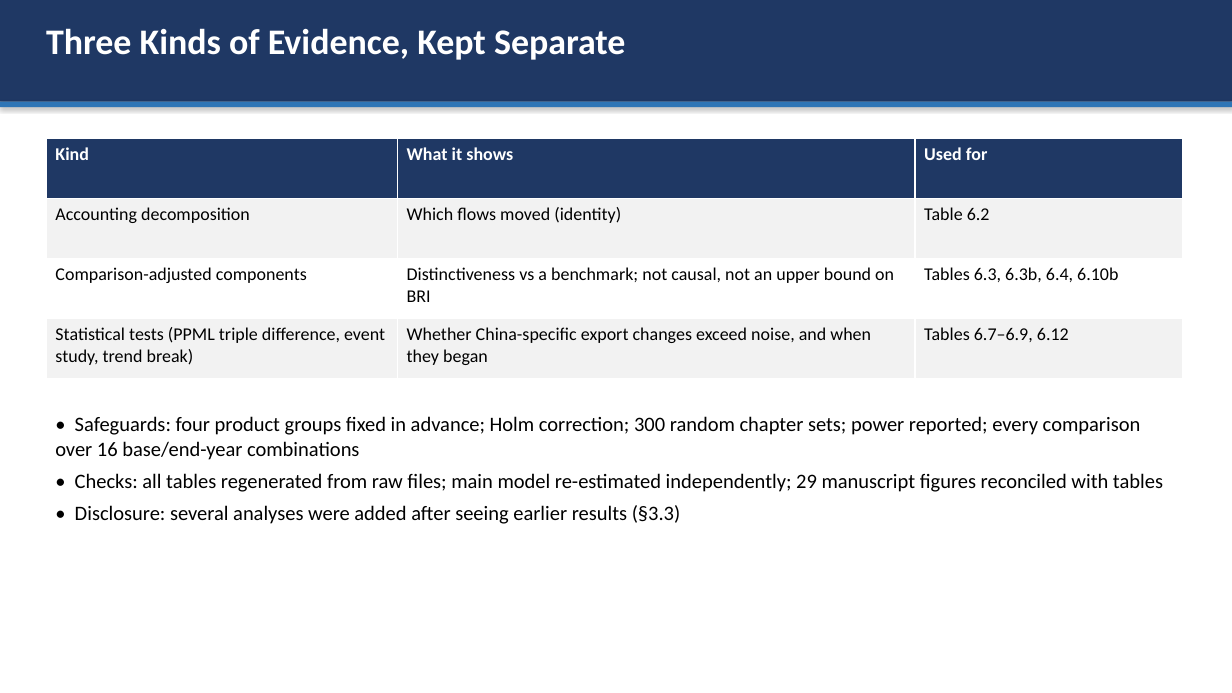
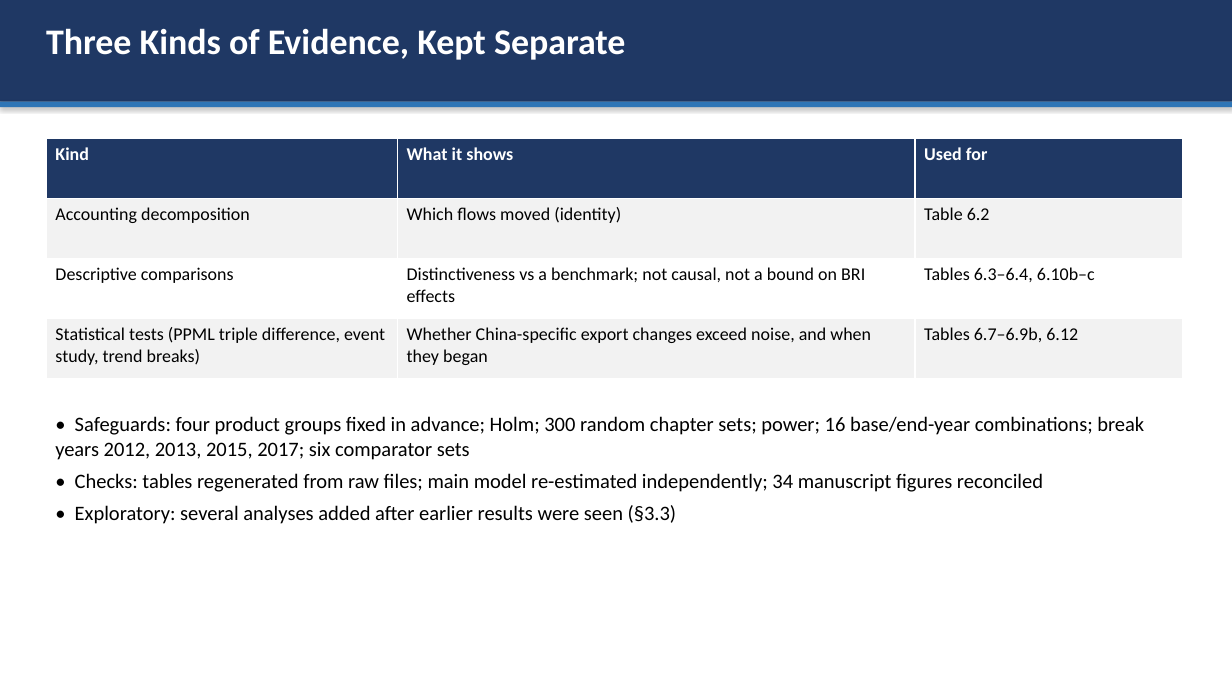
Before and after one commit to omirbeknikar-ship-it/dissertation-final, a slide deck: slide 6 of Paper/defense_presentation.pptx. Drawn at 1232x693 pixels with LibreOffice and Linux fonts; fonts in the diff are those of the drawing. Boxes give left, top, right and bottom in pixels: in the first picture for what was removed or moved away, otherwise in the second. Text is boxed around its words. In the diff, an @@ line names an element or a change of style, - is before the commit and + after.

Commit message:
Final validation: balance vs relationship, turnover, mechanism scorecard, dated milestones and alternative break years, extended comparators, narrowed conclusions; rewritten supervisor reply, slides and script

```diff
--- a/Paper/defense_presentation.pptx
+++ b/Paper/defense_presentation.pptx
@@ table at <box>46,139,1183,379</box> @@
-row 3: Comparison-adjusted components | Distinctiveness vs a benchmark; not causal, not an upper bound on BRI | Tables 6.3, 6.3b, 6.4, 6.10b
+row 3: Descriptive comparisons | Distinctiveness vs a benchmark; not causal, not a bound on BRI effects | Tables 6.3–6.4, 6.10b–c
-row 4, column 1: Statistical tests (PPML triple difference, event study, trend break)
+row 4, column 1: Statistical tests (PPML triple difference, event study, trend breaks)
-row 4, column 3: Tables 6.7–6.9, 6.12
+row 4, column 3: Tables 6.7–6.9b, 6.12
@@ text at <box>55,416,1144,524</box>: text changed @@
-• Safeguards: four product groups fixed in advance; Holm correction; 300 random chapter sets; power reported; every comparison over 16 base/end-year combinations
-• Checks: all tables regenerated from raw files; main model re-estimated independently; 29 manuscript figures reconciled with tables
-• Disclosure: several analyses were added after seeing earlier results (§3.3)
+• Safeguards: four product groups fixed in advance; Holm; 300 random chapter sets; power; 16 base/end-year combinations; break years 2012, 2013, 2015, 2017; six comparator sets
+• Checks: tables regenerated from raw files; main model re-estimated independently; 34 manuscript figures reconciled
+• Exploratory: several analyses added after earlier results were seen (§3.3)
```
Also in this commit, not shown: 11 other slides changed, 3 slides added, 3 slides removed, 26 other files.
